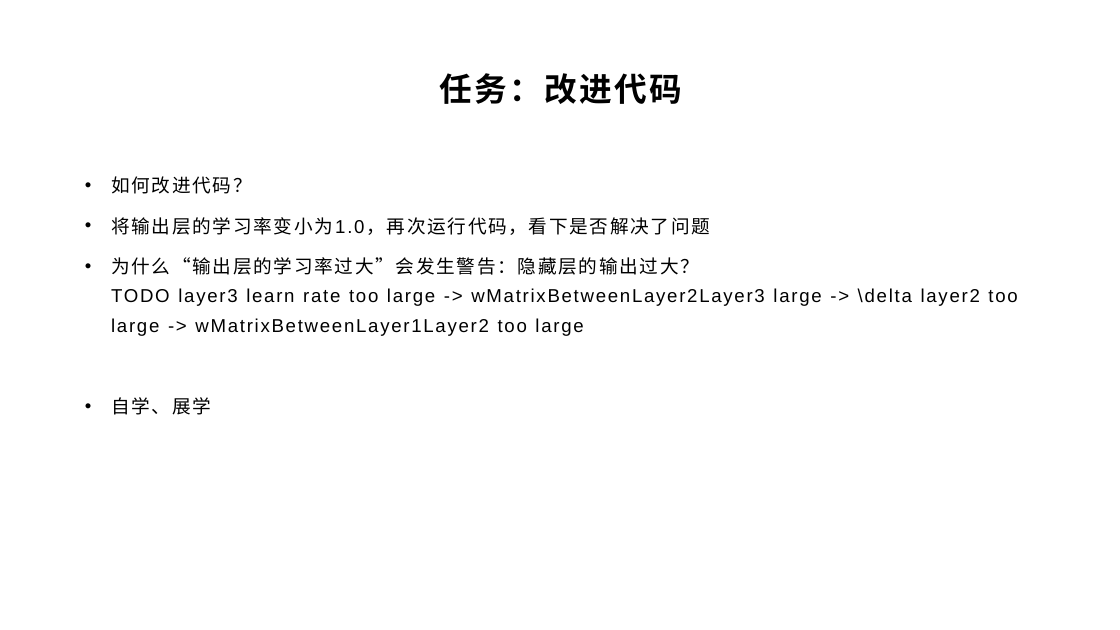
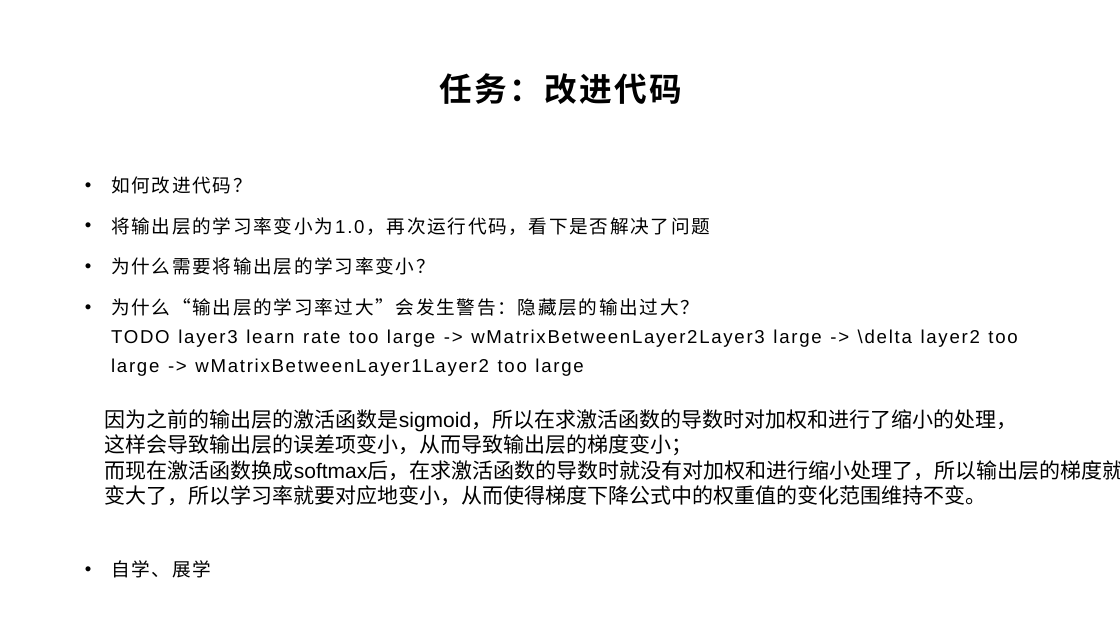
Before and after one commit to yyc-git/DeepLearningEdu, a slide deck: slide 24 of lessons/6_softmax/ppt/使用交叉熵损失函数和Softmax激活函数.pptx. Drawn at 1120x630 pixels with LibreOffice and Linux fonts; fonts in the diff are those of the drawing; background and template pictures are left out. Boxes give left, top, right and bottom in pixels: in the first picture for what was removed or moved away, otherwise in the second. Text is boxed around its words. In the diff, an @@ line names an element or a change of style, - is before the commit and + after.

```diff
--- a/lessons/6_softmax/ppt/使用交叉熵损失函数和Softmax激活函数.pptx
+++ b/lessons/6_softmax/ppt/使用交叉熵损失函数和Softmax激活函数.pptx
@@ text at <box>111,257,435,275</box>: paragraph added @@
+• 为什么需要将输出层的学习率变小？
@@ text added at <box>105,409,1120,505</box>, 18 pt, text #000000 @@
+因为之前的输出层的激活函数是sigmoid，所以在求激活函数的导数时对加权和进行了缩小的处理，
+这样会导致输出层的误差项变小，从而导致输出层的梯度变小；
+而现在激活函数换成softmax后，在求激活函数的导数时就没有对加权和进行缩小处理了，所以输出层的梯度就变大了，所以学习率就要对应地变小，从而使得梯度下降公式中的权重值的变化范围维持不变。
```
Also in this commit, not shown: 1 other file.
